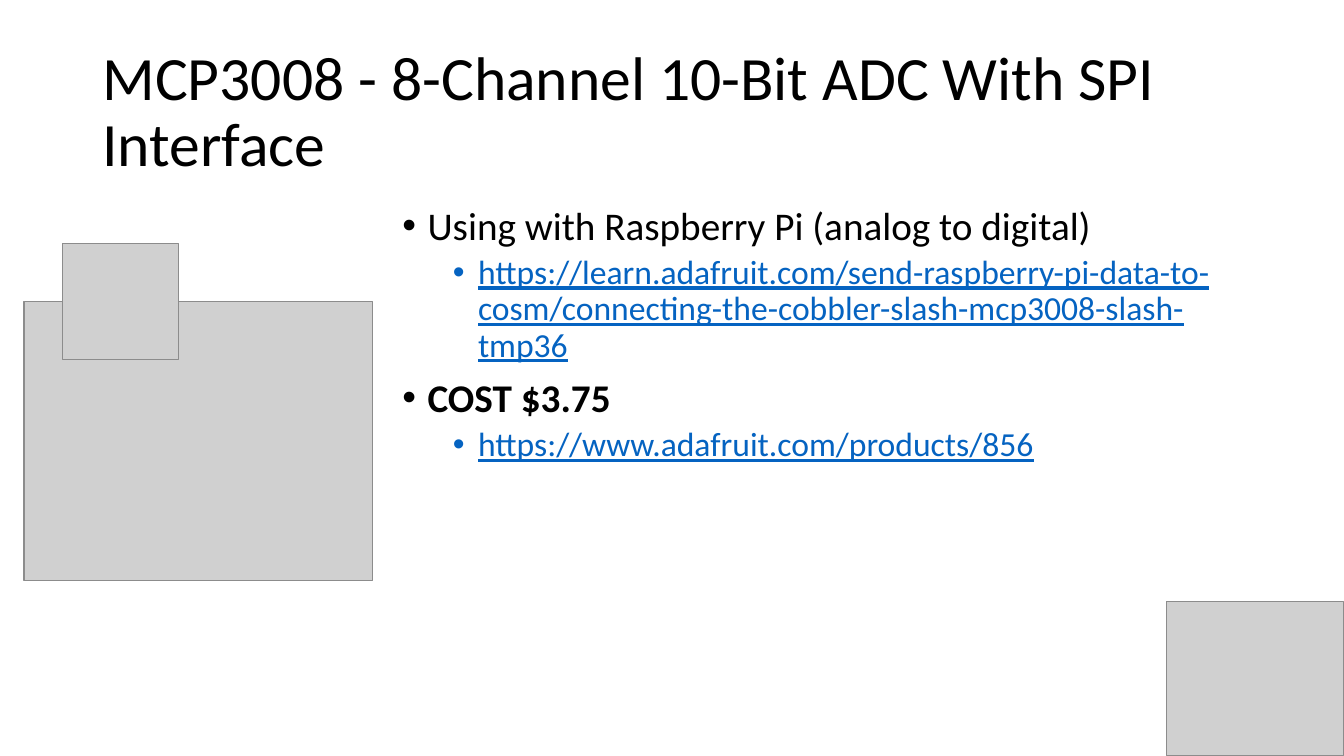
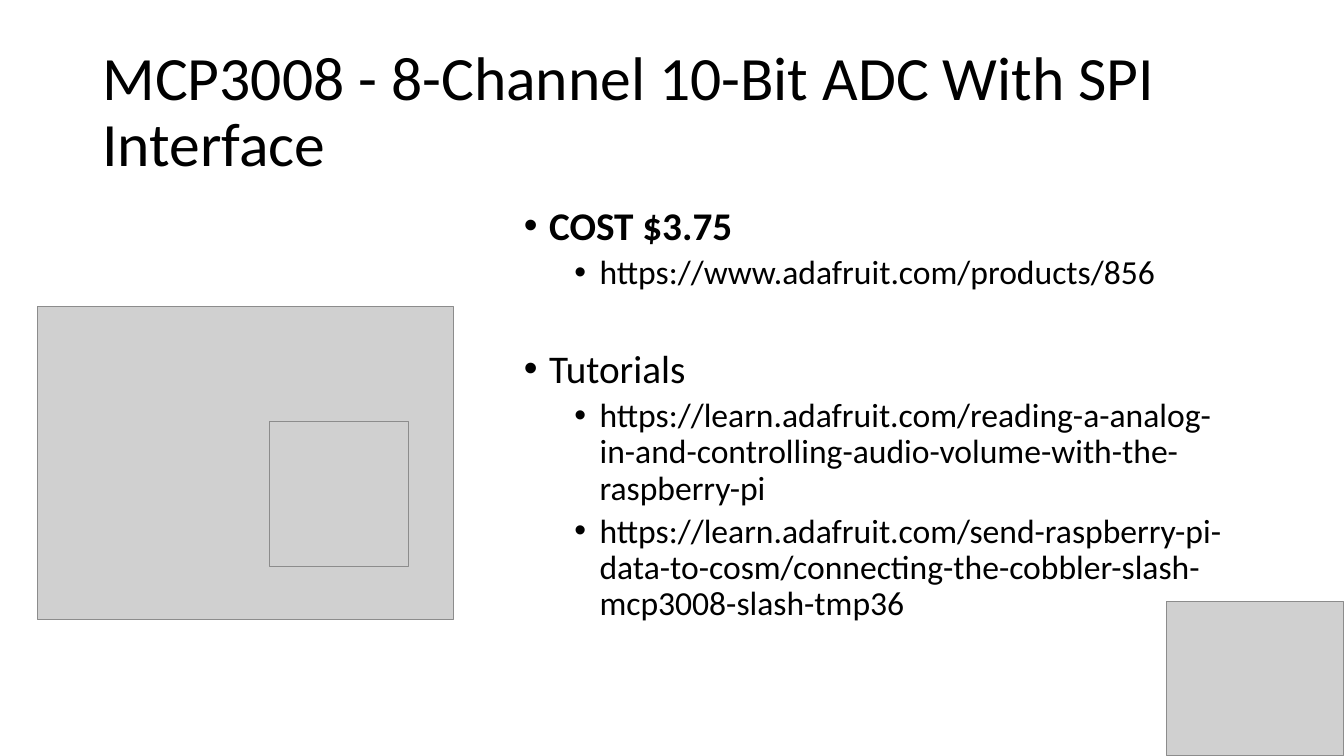
Before and after one commit to crimeprophet/CodeSaints, a slide deck: slide 13 of Weather Station.pptx (slide 9 before the commit). Drawn at 1344x756 pixels with LibreOffice and Linux fonts; fonts in the diff are those of the drawing; grey boxes stand for pictures. Boxes give left, top, right and bottom in pixels: in the first picture for what was removed or moved away, otherwise in the second. Text is boxed around its words. In the diff, an @@ line names an element or a change of style, - is before the commit and + after.

```diff
--- a/Weather Station.pptx
+++ b/Weather Station.pptx
@@ text "COST $3.75": place and size @@
-text "COST $3.75" at [428,211,1209,462]
+text "COST $3.75" at [549,214,1222,621]
@@ text at [428,211,1209,363]: paragraphs removed @@
-• Using with Raspberry Pi (analog to digital)
-  • https://learn.adafruit.com/send-raspberry-pi-data-to-cosm/connecting-the-cobbler-slash-mcp3008-slash-tmp36
@@ picture removed at [63,244,178,360] @@
@@ text at [600,260,1155,290]: text colour #0563C1 to #000000, underline off in "https://www.adafruit.com/products/856" @@
@@ picture: place and size @@
-picture at [24,301,373,581]
+picture at [37,307,455,619]
@@ text at [549,355,1222,621]: paragraphs added @@
+• Tutorials
+  • https://learn.adafruit.com/reading-a-analog-in-and-controlling-audio-volume-with-the-raspberry-pi
+  • https://learn.adafruit.com/send-raspberry-pi-data-to-cosm/connecting-the-cobbler-slash-mcp3008-slash-tmp36
@@ picture added at [269,422,408,568] @@
```
Also in this commit, not shown: 7 other slides changed, 2 slides added, 2 slides removed.
